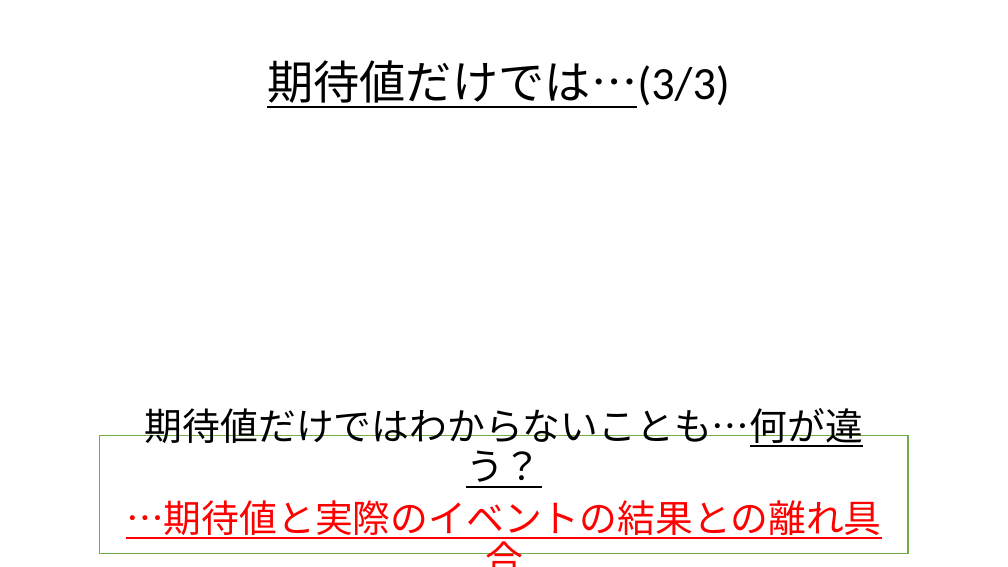
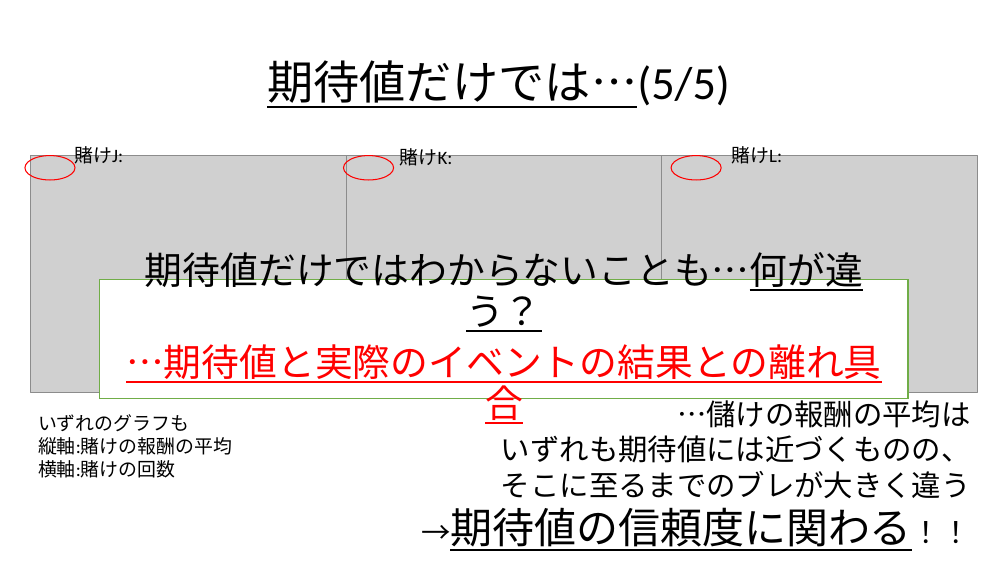
Before and after one commit to Ryo-KATAYAMA/Senior_Project, a slide deck: slide 100 of Chapter4_1.pptx (slide 89 before the commit). Drawn at 1008x567 pixels with LibreOffice and Linux fonts; fonts in the diff are those of the drawing; grey boxes stand for pictures. Boxes give left, top, right and bottom in pixels: in the first picture for what was removed or moved away, otherwise in the second. Text is boxed around its words. In the diff, an @@ line names an element or a change of style, - is before the commit and + after.

```diff
--- a/Chapter4_1.pptx
+++ b/Chapter4_1.pptx
@@ title at <box>267,60,730,108</box>: text changed @@
-期待値だけでは…(3/3)
+期待値だけでは…(5/5)
@@ text added at <box>74,143,123,168</box>, 18 pt, text #000000 @@
+賭けJ:
@@ text added at <box>400,144,453,166</box>, 18 pt, text #000000 @@
+賭けK:
@@ text added at <box>731,143,782,164</box>, 18 pt, text #000000 @@
+賭けL:
@@ ellipse added at <box>25,156,75,180</box>, outline #FF0000 1 pt @@
@@ picture added at <box>30,156,346,392</box> @@
@@ ellipse added at <box>343,156,393,180</box>, outline #FF0000 1 pt @@
@@ picture added at <box>346,156,662,392</box> @@
@@ picture added at <box>662,156,977,392</box> @@
@@ ellipse added at <box>671,156,721,180</box>, outline #FF0000 1 pt @@
@@ rectangle "期待値だけではわからないことも…何が違う？": place and size @@
-rectangle "期待値だけではわからないことも…何が違う？" at <box>100,436,908,554</box>
+rectangle "期待値だけではわからないことも…何が違う？" at <box>100,280,908,399</box>
@@ text added at <box>38,414,232,478</box>, 18 pt, text #000000 @@
+いずれのグラフも
+縦軸:賭けの報酬の平均
+横軸:賭けの回数
@@ text added at <box>450,395,971,551</box>, 28 pt, text #000000 @@
+…儲けの報酬の平均は
+いずれも期待値には近づくものの、
+そこに至るまでのブレが大きく違う
+→期待値の信頼度に関わる！！
```
Also in this commit, not shown: 45 other slides changed, 17 slides added, 4 slides removed.
